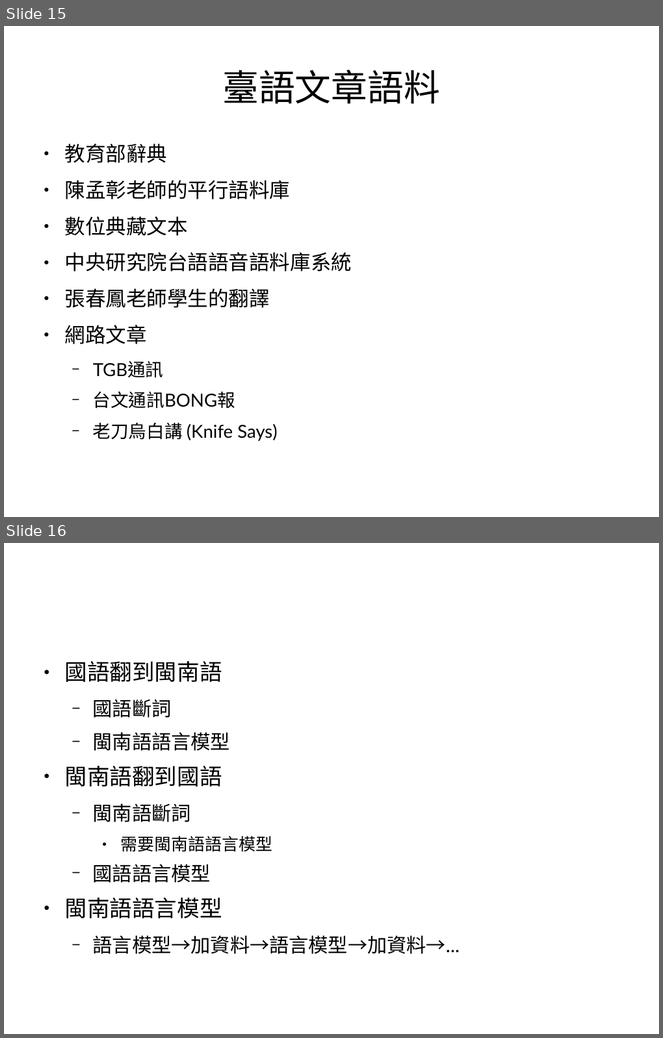
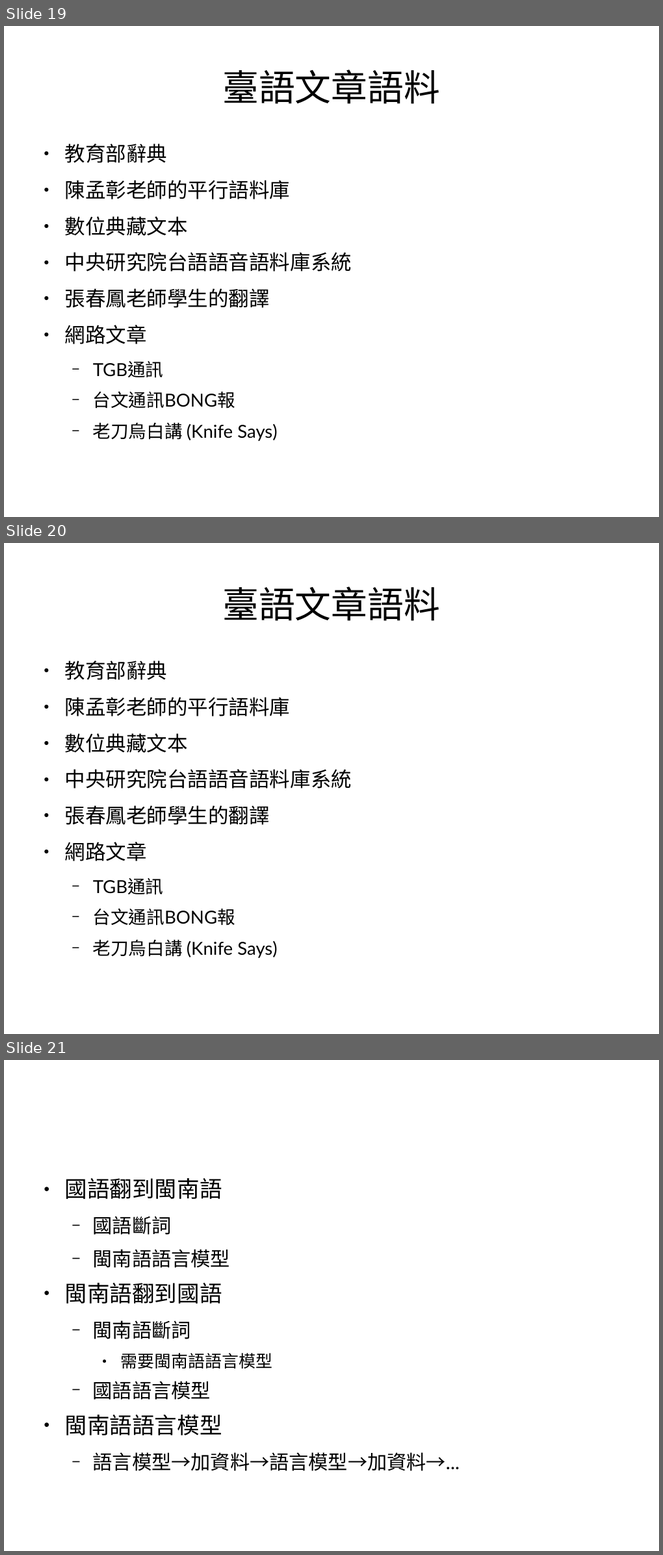
Before and after one commit to sih4sing5hong5/po3-ko3_tau5-iann2-phinn3, a slide deck: 翻譯報告.odp. Shown one above the other, each under a label of ours: slides 15 and 16 before the commit, slides 19, 20 and 21 after it. The pictures are 663x1038 and 663x1555 pixels, drawn with LibreOffice and Linux fonts; fonts in the diff are those of the drawing. Boxes give left, top, right and bottom in pixels: in the first picture for what was removed or moved away, otherwise in the second. Text is boxed around its words. In the diff, an @@ line names an element or a change of style, - is before the commit and + after.

```diff
--- a/翻譯報告.odp
+++ b/翻譯報告.odp
@@ slide 20 added at <box>4,543,659,1034</box>, background #FFFFFF @@
@@ title added at <box>222,587,440,621</box>, 44 pt, text #000000 @@
+臺語文章語料
@@ text added at <box>65,661,352,958</box>, 24.8 pt, text #000000 @@
+● 教育部辭典
+● 陳孟彰老師的平行語料庫
+● 數位典藏文本
+● 中央研究院台語語音語料庫系統
+● 張春鳳老師學生的翻譯
+● 網路文章
+  − TGB通訊
+  − 台文通訊BONG報
+  − 老刀烏白講 (Knife Says)
@@ what was slide 15 is now slide 19 @@
@@ what was slide 16 is now slide 21 @@
```
Also in this commit, not shown: 4 slides changed, 4 other slides added.
